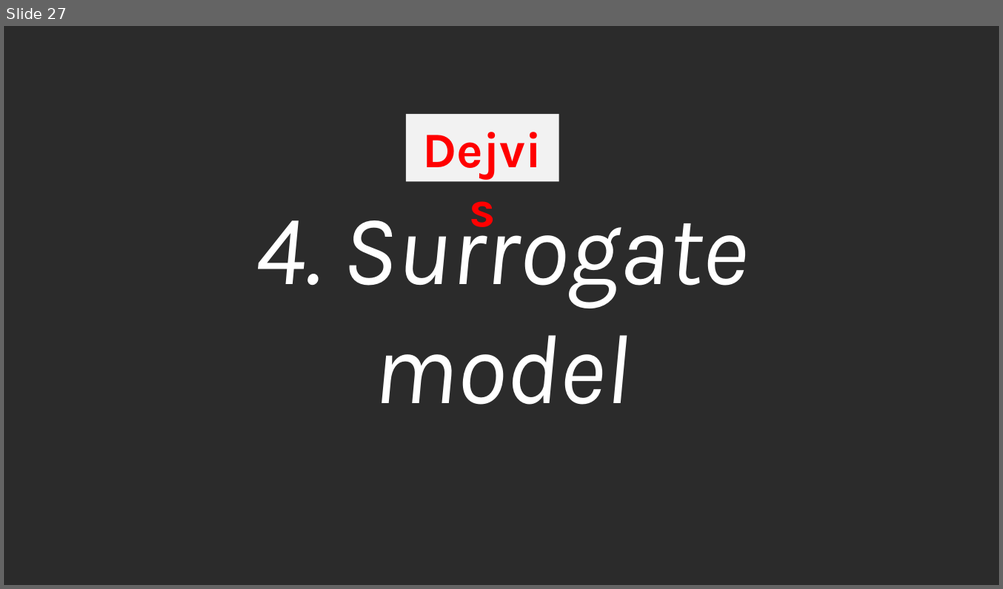
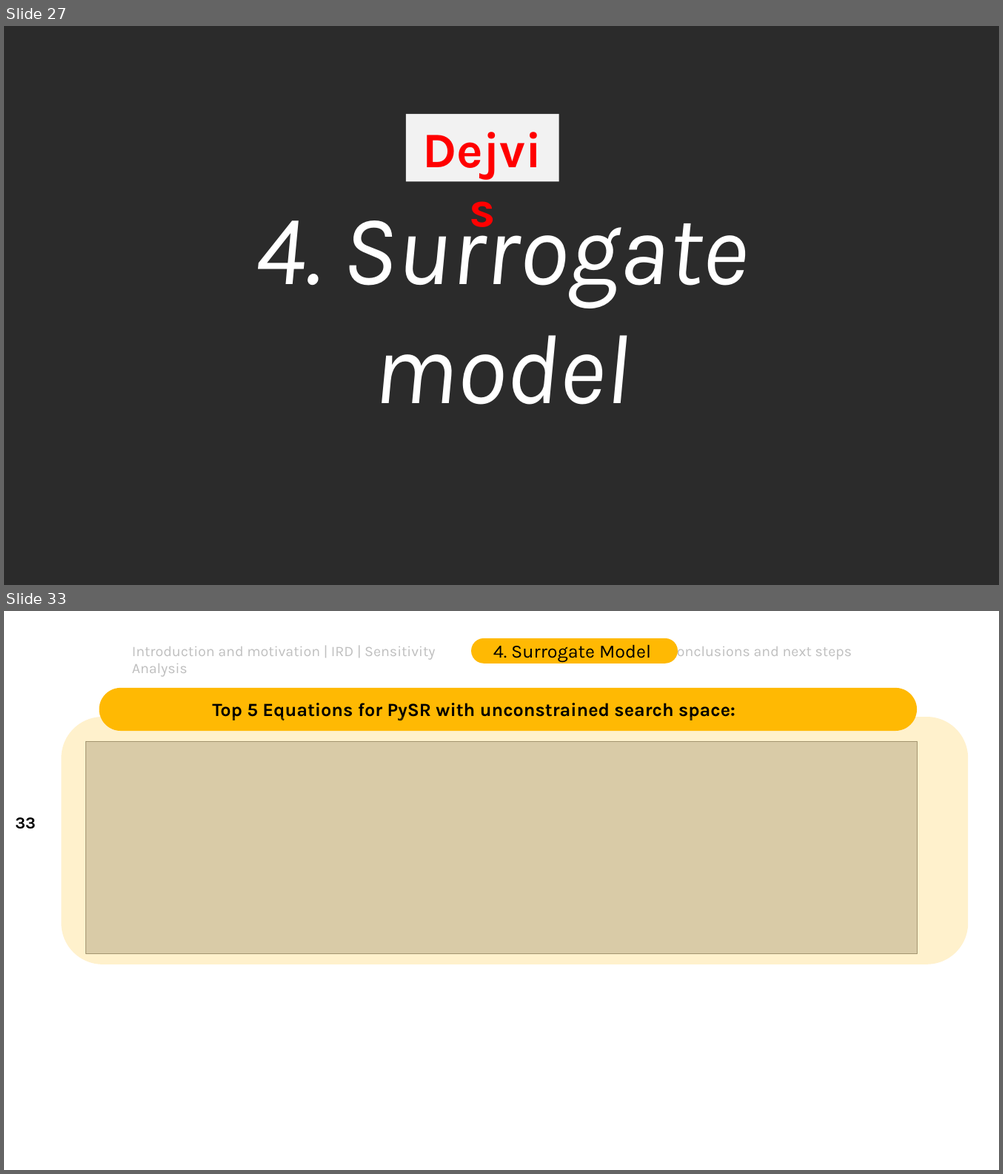
Before and after one commit to DejvisT/Sensitivity-Analysis-and-Surrogate-Modeling-of-PEM-Fuel-Cells, a slide deck: final_presentation_v1.pptx. Shown one above the other, each under a label of ours: slide 27 before the commit, slides 27 and 33 after it; the slides between them are not shown. The pictures are 1003x589 and 1003x1174 pixels, drawn with LibreOffice and Linux fonts; fonts in the diff are those of the drawing; grey boxes stand for pictures; background and template pictures are left out; a plain dark background stands for a picture behind light text. Boxes give left, top, right and bottom in pixels: in the first picture for what was removed or moved away, otherwise in the second. Text is boxed around its words. In the diff, an @@ line names an element or a change of style, - is before the commit and + after.

```diff
--- a/final_presentation_v1.pptx
+++ b/final_presentation_v1.pptx
@@ slide 33 added at bbox=[4, 611, 999, 1170], background picture (left out) @@
@@ text added at bbox=[132, 647, 435, 677], 14 pt, text #BFBFBF @@
+Introduction and motivation | IRD | Sensitivity Analysis
@@ rounded rectangle added at bbox=[471, 638, 677, 664], fill #FFB903, 18 pt, text #000000 @@
+4. Surrogate Model
@@ text added at bbox=[668, 643, 852, 661], 14 pt, text #BFBFBF @@
+Conclusions and next steps
@@ rounded rectangle added at bbox=[99, 688, 917, 731], fill #FFB903 @@
@@ rounded rectangle added at bbox=[62, 717, 968, 965], fill #FFB903 at 20% opacity @@
@@ text added at bbox=[212, 703, 735, 721], 18 pt, text #000000, bold @@
+Top 5 Equations for PySR with unconstrained search space:
@@ picture added at bbox=[86, 741, 916, 954] @@
@@ page number added at bbox=[15, 817, 36, 829], 16 pt, text #000000, bold @@
+33
```
Also in this commit, not shown: 4 slides changed, 2 other slides added.
